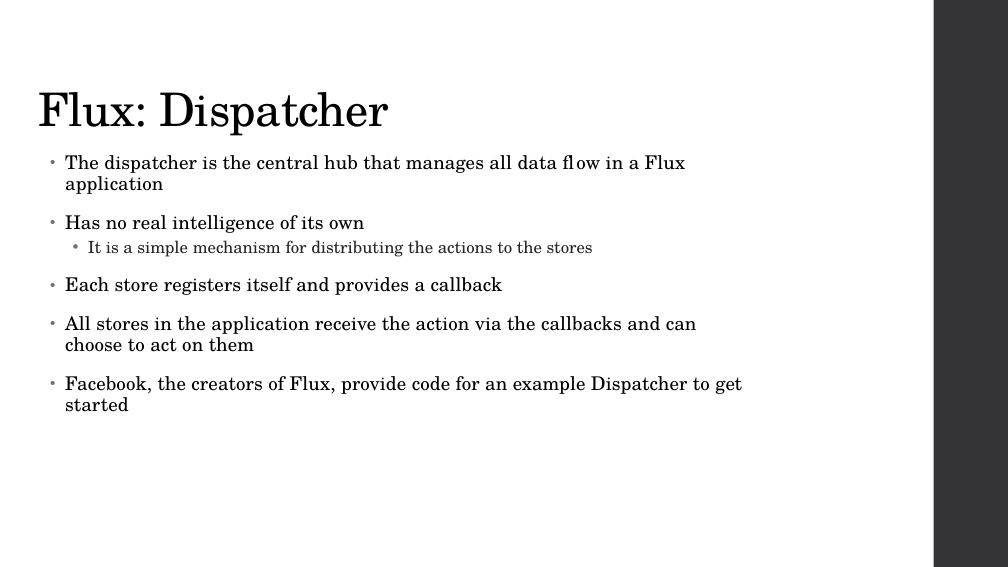
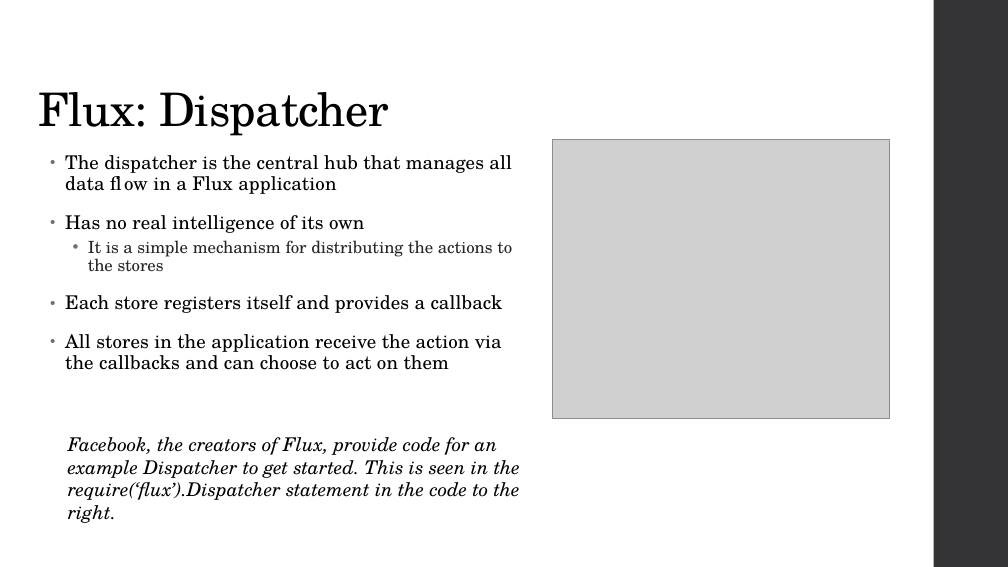
Before and after one commit to repkam09/react-flux-test, a slide deck: slide 11 of docs/Flux & React.pptx. Drawn at 1008x567 pixels with LibreOffice and Linux fonts; fonts in the diff are those of the drawing; grey boxes stand for pictures. Boxes give left, top, right and bottom in pixels: in the first picture for what was removed or moved away, otherwise in the second. Text is boxed around its words. In the diff, an @@ line names an element or a change of style, - is before the commit and + after.

Commit message:
Powerpoint changes

```diff
--- a/docs/Flux & React.pptx
+++ b/docs/Flux & React.pptx
@@ picture added at (553,140,889,419) @@
@@ text at (65,376,742,412): paragraph removed @@
-• Facebook, the creators of Flux, provide code for an example Dispatcher to get started
@@ text added at (68,437,520,523), 18 pt, text #000000, italic @@
+Facebook, the creators of Flux, provide code for an example Dispatcher to get started. This is seen in the require(‘flux’).Dispatcher statement in the code to the right.
```
Also in this commit, not shown: 1 slide added, 2 other files.
